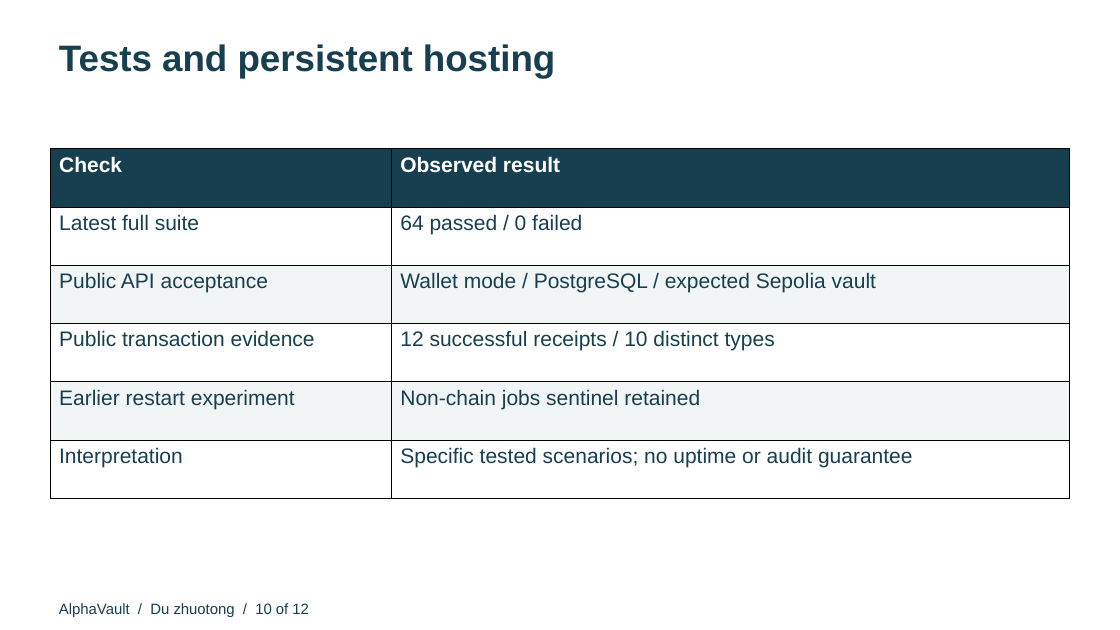
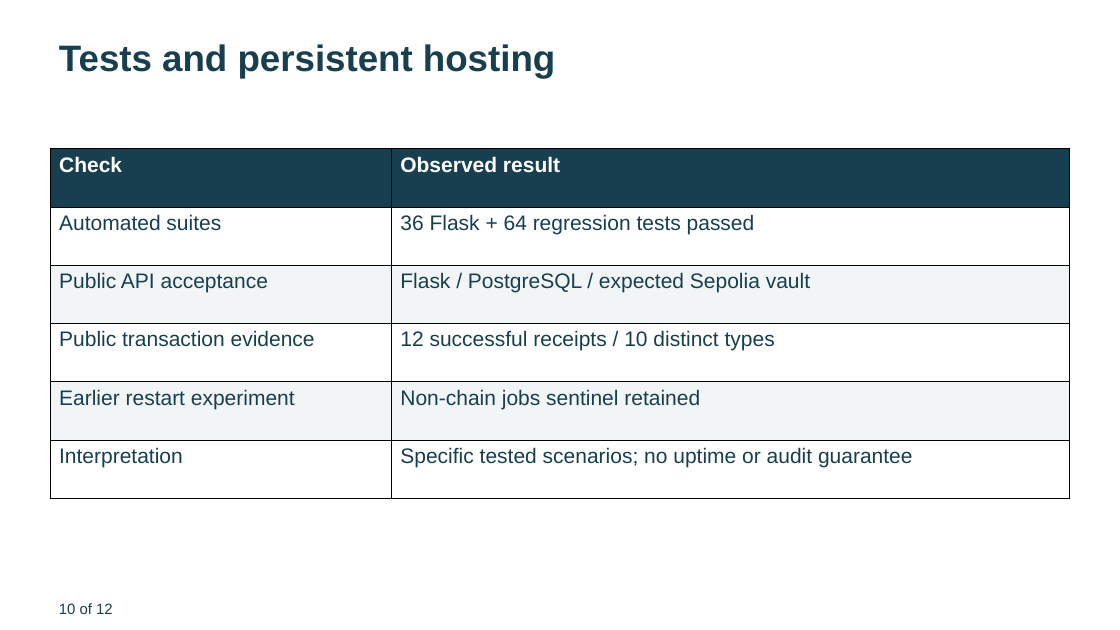
Before and after one commit to qwekker/alphavault-sc6113, a slide deck: slide 10 of submission/AlphaVault-Presentation.pptx. Drawn at 1120x630 pixels with LibreOffice and Linux fonts; fonts in the diff are those of the drawing. Boxes give left, top, right and bottom in pixels: in the first picture for what was removed or moved away, otherwise in the second. Text is boxed around its words. In the diff, an @@ line names an element or a change of style, - is before the commit and + after.

Commit message:
Align submission documents and software demo with Flask deployment

```diff
--- a/submission/AlphaVault-Presentation.pptx
+++ b/submission/AlphaVault-Presentation.pptx
@@ table at bbox=[50, 149, 1069, 499] @@
-row 2, column 1: Latest full suite
+row 2, column 1: Automated suites
-row 2, column 2: 64 passed / 0 failed
+row 2, column 2: 36 Flask + 64 regression tests passed
-row 3, column 2: Wallet mode / PostgreSQL / expected Sepolia vault
+row 3, column 2: Flask / PostgreSQL / expected Sepolia vault
@@ text at bbox=[59, 603, 113, 614]: text changed @@
-AlphaVault / Du zhuotong / 10 of 12
+10 of 12
```
Also in this commit, not shown: 11 other slides changed, 29 other files.
